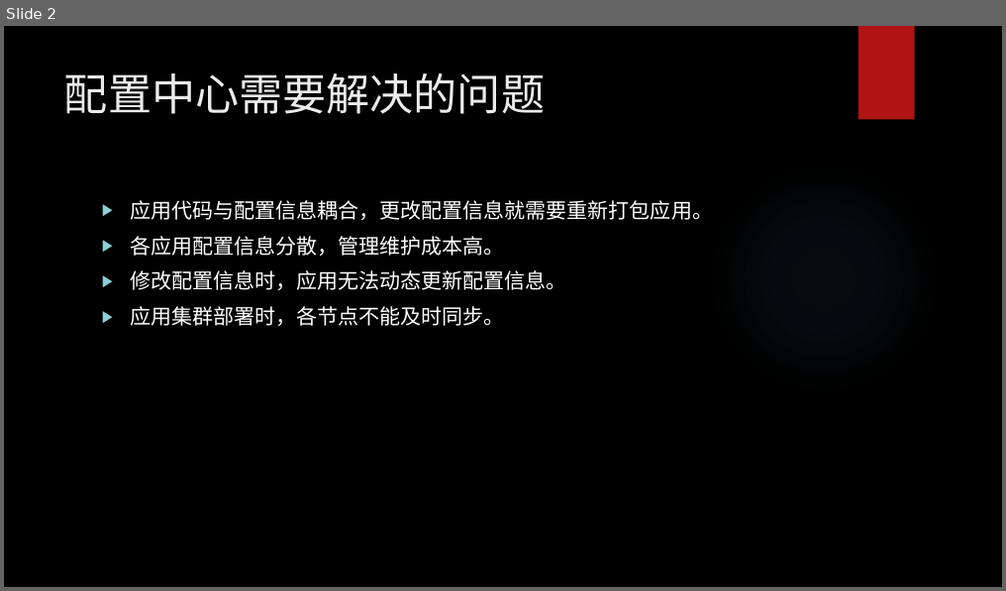
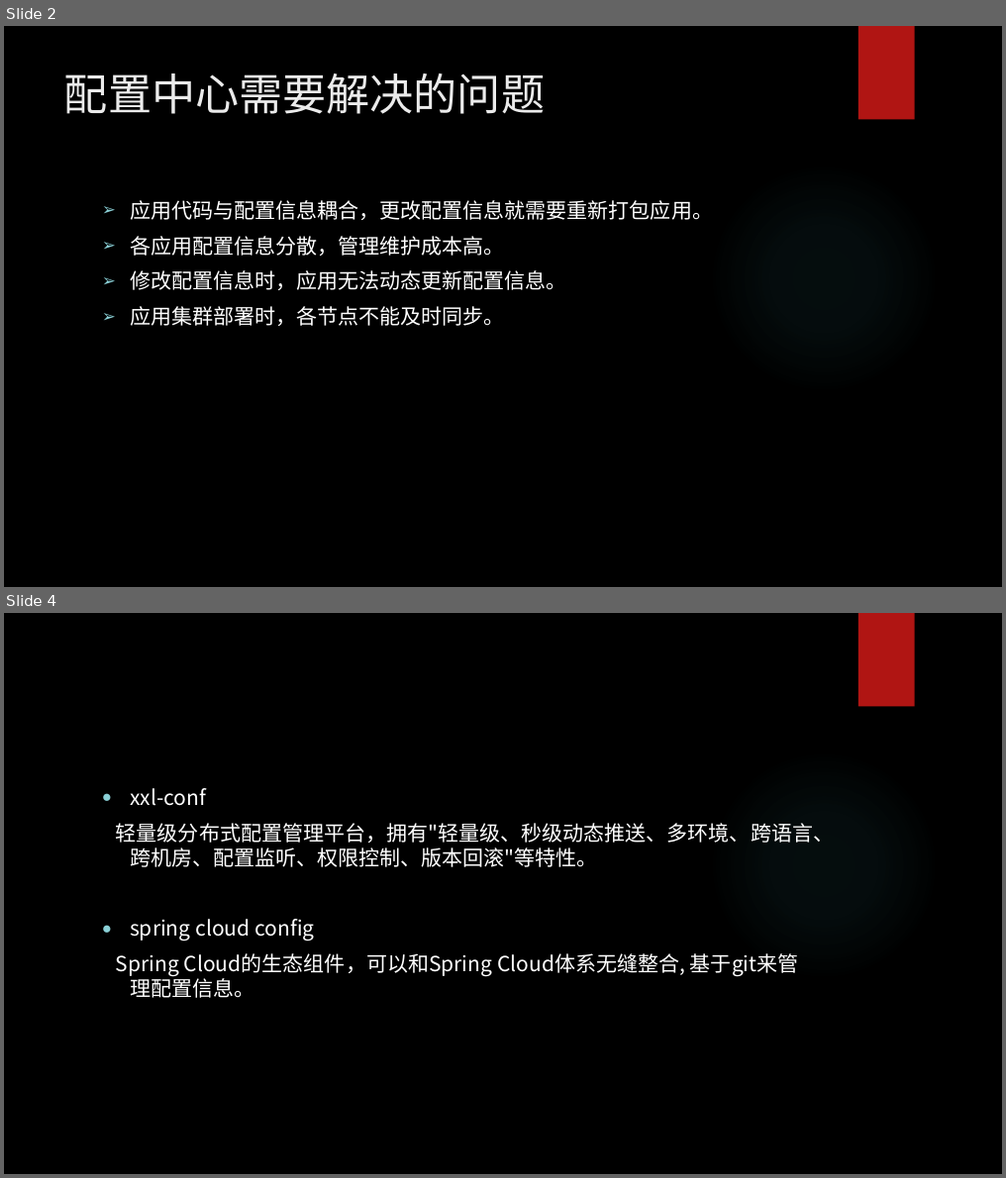
Before and after one commit to llggttd/sources, a slide deck: conf/分布式配置中心.pptx. Shown one above the other, each under a label of ours: slide 2 before the commit, slides 2 and 4 after it; the slides between them are not shown. The pictures are 1006x591 and 1006x1178 pixels, drawn with LibreOffice and Linux fonts; fonts in the diff are those of the drawing; background and template pictures are left out. Boxes give left, top, right and bottom in pixels: in the first picture for what was removed or moved away, otherwise in the second. Text is boxed around its words. In the diff, an @@ line names an element or a change of style, - is before the commit and + after.

```diff
--- a/conf/分布式配置中心.pptx
+++ b/conf/分布式配置中心.pptx
@@ slide 4 added at (4,613,1002,1174), background picture (left out); not listed: 2 template elements that a slide beside it also shows @@
@@ text added at (116,788,834,998), 20 pt, text #FFFFFF @@
+● xxl-conf
+轻量级分布式配置管理平台，拥有"轻量级、秒级动态推送、多环境、跨语言、跨机房、配置监听、权限控制、版本回滚"等特性。
+● spring cloud config
+Spring Cloud的生态组件，可以和Spring Cloud体系无缝整合, 基于git来管理配置信息。
@@ slide 2 changed as well @@
@@ text "应用代码与配置信息耦合，更改配置信息就需要重新打包应用。" at (130,200,713,326): font TeX Gyre Adventor to Noto Sans CJK SC; bullet ▶ to ➢ @@
```
Also in this commit, not shown: 1 other slide changed, 12 other slides added, 6 other files.
